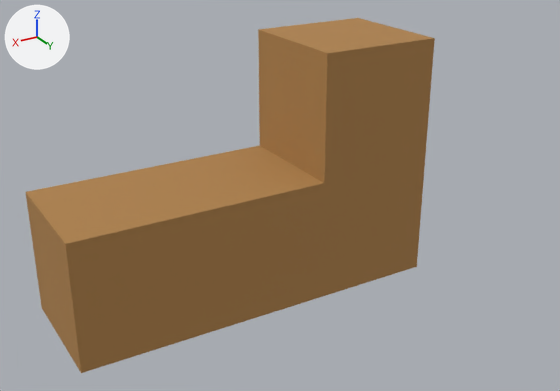
One commit to the glTF model packages/deadvox/src/content/base/assets/models/case_357_h_magnum.glb: the scene before it, then after it.
One viewpoint serves both versions: a 50 mm lens placed at (0.0412, 0.0454, 0.0225), pointed at (0.0142, 0.0004, 0.0001). Arrows for +X, +Y and +Z are at upper left; the lights stay in place. The picture after the commit comes second. Where no turn or scale is listed for an object, it has been applied to the vertices. Vertices at exactly the same position are counted once.

The scene before the commit, as lines of its bpy script (objects in view):
```python
me_cartridge_cartridge_model = bpy.data.meshes.new('cartridge:cartridge-model')
me_cartridge_cartridge_model.from_pydata(...)  # 14 vertices, 22 faces; spans x 0.0..0.03, y -0.01..0.0, z -0.01..0.01
me_cartridge_cartridge_model.materials.append(mat_b0824a)  # brown #b0824a
ob_cartridge_cartridge_model = bpy.data.objects.new('cartridge:cartridge-model', me_cartridge_cartridge_model)
ob_cartridge_cartridge_model.location = (0.0, 0.0, 0.0)
```
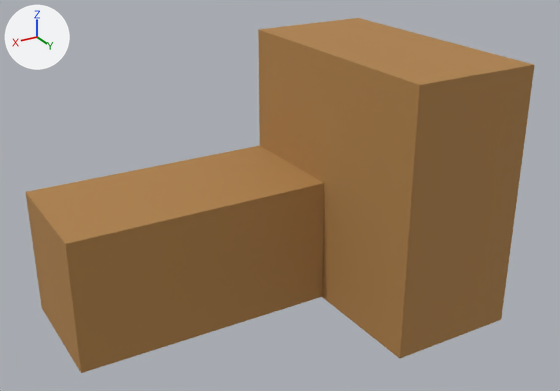
Boxes (x1, y1, x2, y2) around the edits, measured in the pictures (560 x 391 px; the box of a moved part takes in the faces that stretch with it):
'cartridge:cartridge-model', reshaped (24% wider)
    before: (26, 18, 435, 373)
    after: (26, 18, 534, 373)
part 1 of me_cartridge_cartridge_model, moved or reshaped
    before: (315, 36, 435, 298)
    after: (315, 36, 534, 358)

The edits, one by one:
me_cartridge_cartridge_model is used by ob_cartridge_cartridge_model.
me_cartridge_cartridge_model had 14 vertices, 22 faces and spanned x 0.0..0.03, y -0.01..0.0, z -0.01..0.01.
me_cartridge_cartridge_model now has 16 vertices, 24 faces and spans x 0.0..0.03, y -0.01..0.01, z -0.01..0.01.
Part 1, on me_cartridge_cartridge_model:
4 vertices are removed from x 0.0, y -0.01..0.0, z -0.01..0.01.
16 faces are deleted.
6 vertices are added at (0.01, 0.01, 0.01), (0.0, 0.01, 0.01), (0.0, 0.01, -0.01), (0.01, 0.01, -0.01), (0.01, 0.0, -0.01), (0.01, -0.01, -0.01).
18 new faces join them.
